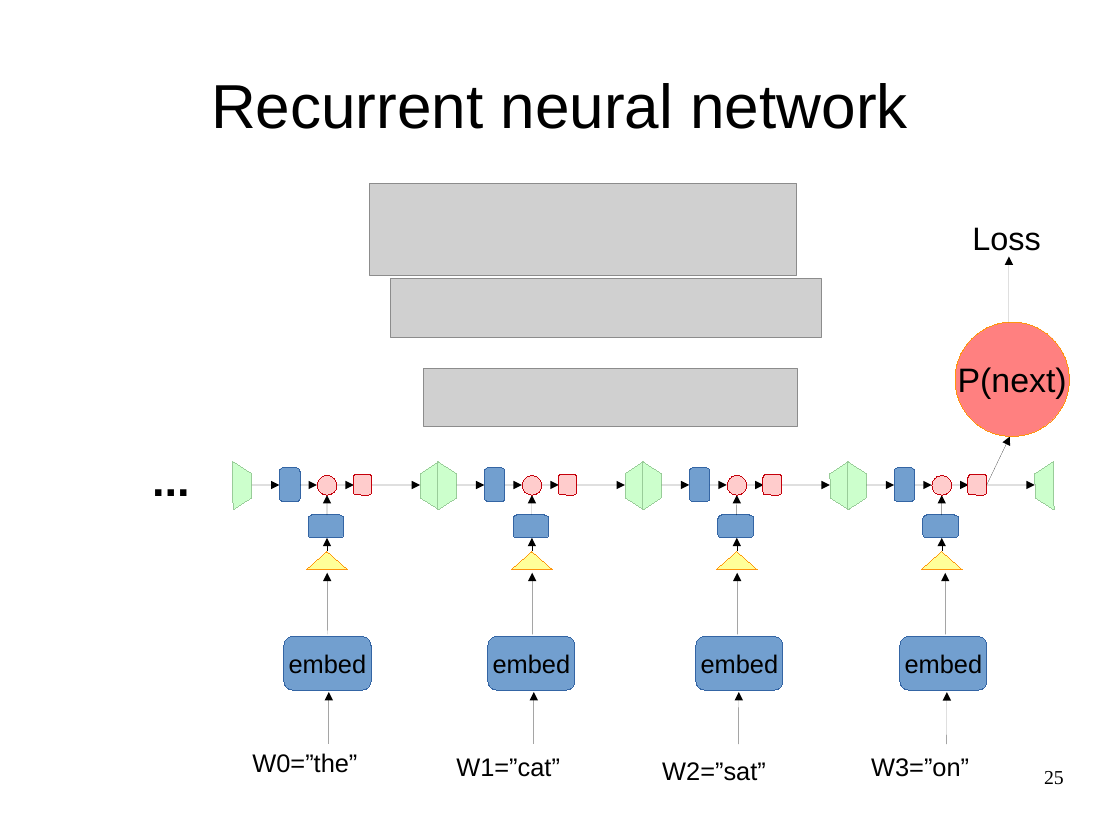
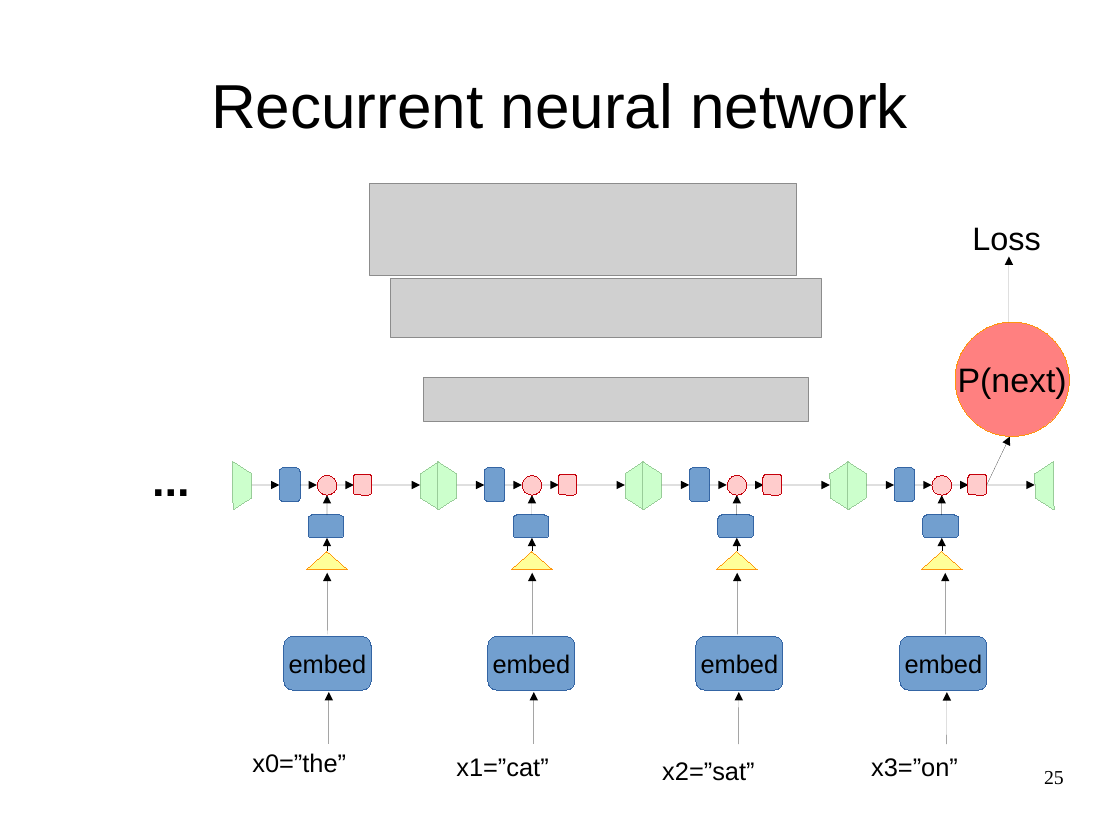
Before and after one commit to yandexdataschool/Practical_DL, a slide deck: slide 25 of week4/lecture4.odp. Drawn at 1120x840 pixels with LibreOffice and Linux fonts; fonts in the diff are those of the drawing; grey boxes stand for pictures. Boxes give left, top, right and bottom in pixels: in the first picture for what was removed or moved away, otherwise in the second. Text is boxed around its words. In the diff, an @@ line names an element or a change of style, - is before the commit and + after.

```diff
--- a/week4/lecture4.odp
+++ b/week4/lecture4.odp
@@ picture: place and size @@
-picture at (423,369,798,427)
+picture at (424,378,808,423)
@@ text at (252,753,346,773): text changed @@
-W0=”the”
+x0=”the”
@@ text at (456,758,548,777): text changed @@
-W1=”cat”
+x1=”cat”
@@ text at (662,762,754,781): text changed @@
-W2=”sat”
+x2=”sat”
@@ text at (871,758,958,777): text changed @@
-W3=”on”
+x3=”on”
```
Also in this commit, not shown: 32 other slides changed, 8 other files.
